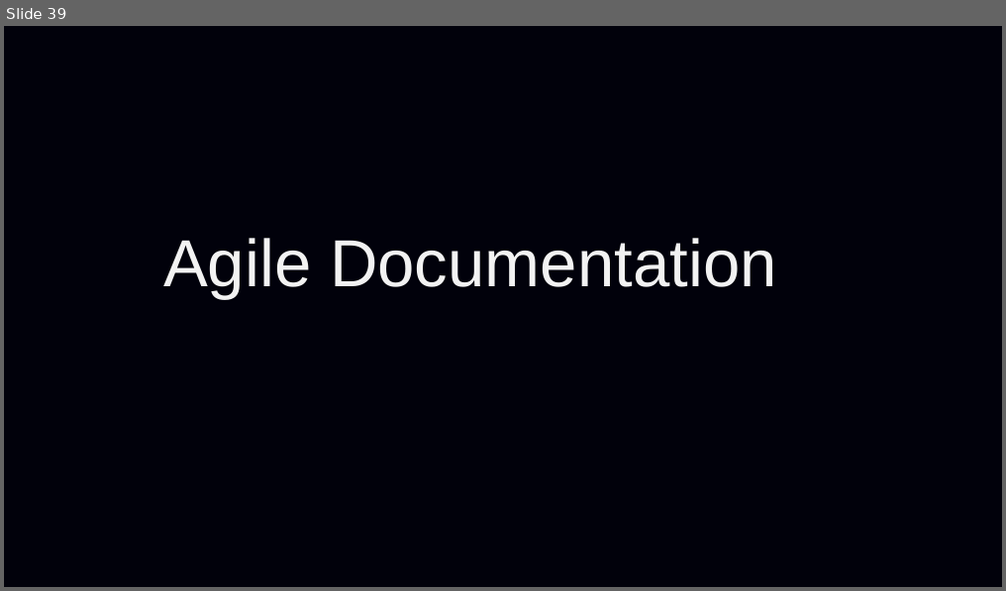
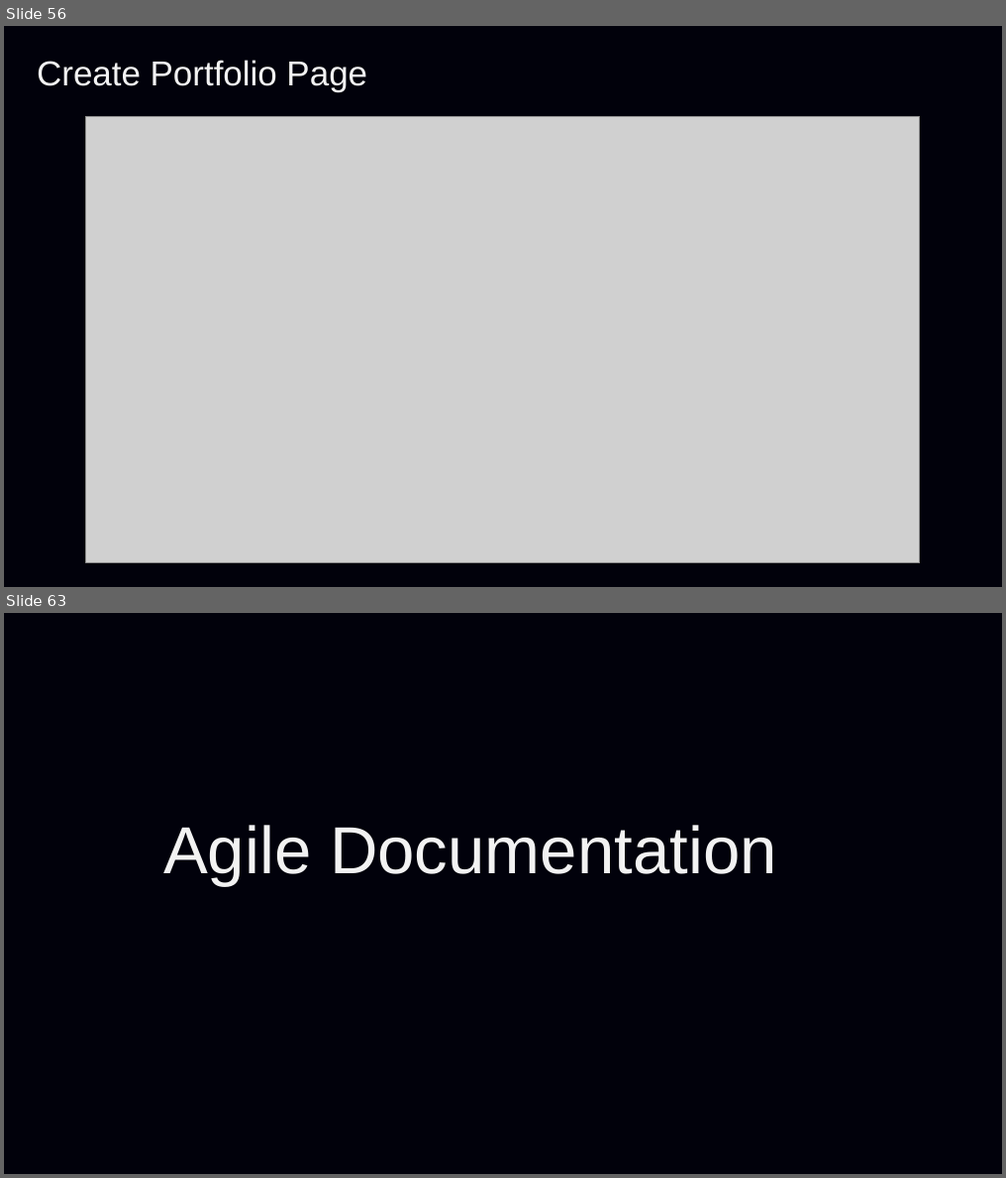
Before and after one commit to Purvarajsinh39/Portify-Automated-Portfolio-Generator, a slide deck: Documentation/Portify.pptx. Shown one above the other, each under a label of ours: slide 39 before the commit, slides 56 and 63 after it; the slides between them are not shown. The pictures are 1006x591 and 1006x1178 pixels, drawn with LibreOffice and Linux fonts; fonts in the diff are those of the drawing; grey boxes stand for pictures; background and template pictures are left out. Boxes give left, top, right and bottom in pixels: in the first picture for what was removed or moved away, otherwise in the second. Text is boxed around its words. In the diff, an @@ line names an element or a change of style, - is before the commit and + after.

```diff
--- a/Documentation/Portify.pptx
+++ b/Documentation/Portify.pptx
@@ slide 56 added at (4,26,1002,587), background picture (left out) @@
@@ text added at (37,60,367,92), 25 pt, text #F2F2F2 @@
+Create Portfolio Page
@@ picture added at (86,117,919,564) @@
@@ what was slide 39 is now slide 63 @@
```
Also in this commit, not shown: 3 slides changed, 23 other slides added, 37 other files.
